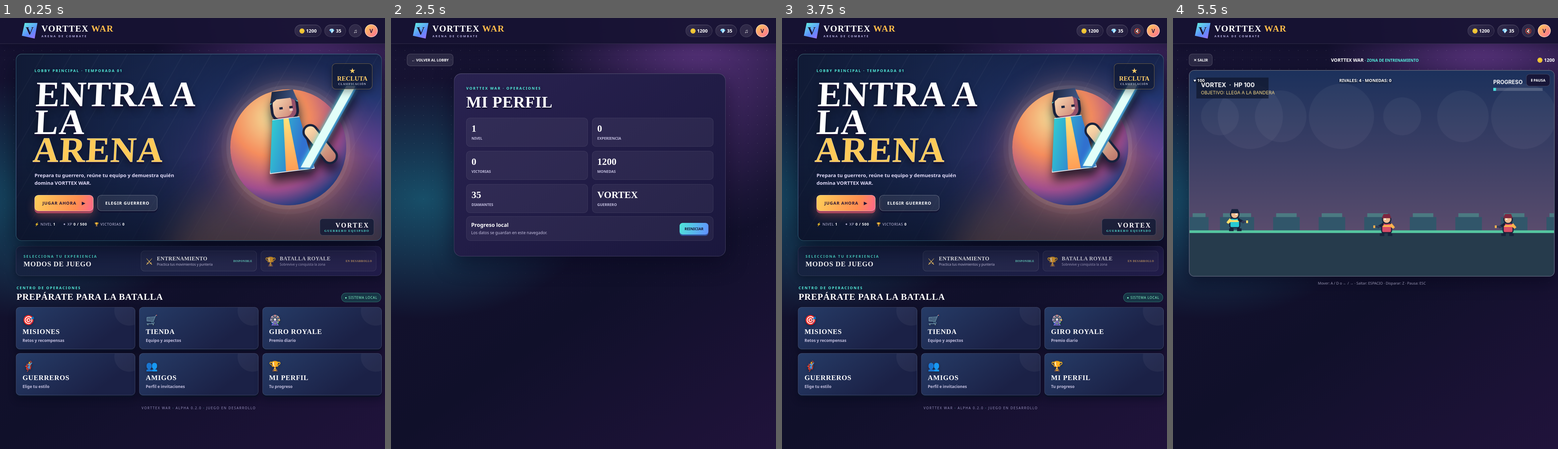
Above: before the commit, frames 1-4 (left to right).
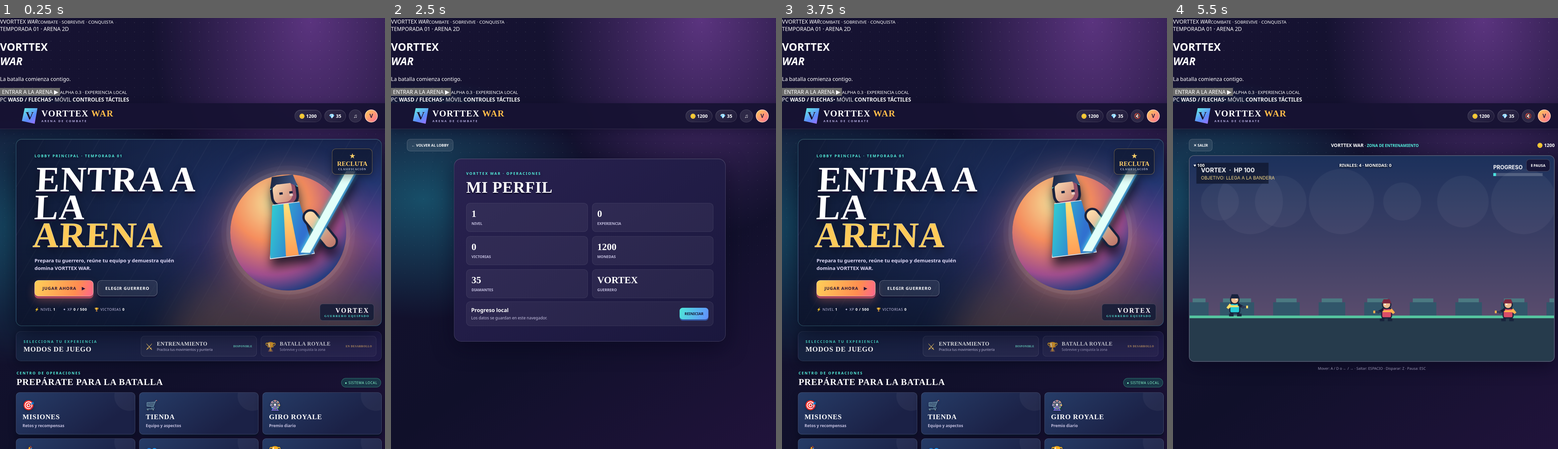
Above: after the commit, the same moments.

Repository: redcable454/VORTTEX-WAR
Game: browser game, page index.html
Same seed, same stepped clock (60 frames per second), same inputs: the game is played once before the commit and once after it.
Inputs (mouse positions are in pixels of both pictures, inside the frame that each line leads up to):
- Up to frame 1 (0.25 s): no input
- Up to frame 2 (2.5 s): click "JUGAR AHORA ▶" (after the commit: "ENTRAR A LA ARENA ▶") at 0.27 s; click (456, 289) at 0.52 s, where only the run after the commit has a clickable "JUGAR AHORA ▶"; click "✕ SALIR" at 1.27 s; click "JUGAR AHORA ▶" at 1.77 s; click "V VORTTEX WAR ARENA DE COMBATE" at 1.87 s; click (421, 91) at 2.02 s, where only the run after the commit has a clickable "ENTRAR A LA ARENA ▶"; click "V" at 2.47 s
- Up to frame 3 (3.75 s): click "← VOLVER AL LOBBY" at 3.07 s; click "♫" at 3.67 s
- Up to frame 4 (5.5 s): click "JUGAR AHORA ▶" at 4.27 s; click (1203, 91) at 4.52 s, where only the run after the commit has a clickable "ENTRAR A LA ARENA ▶"; click "Ⅱ PAUSA" at 4.87 s; click "▶ SEGUIR" at 5.47 s

The runs differ from the first frame. In frame 1, 61% of the frame differs, in the area x 0-100%, y 0-100%; in frame 2, 24%; in frame 3, 61%; in frame 4, 57%.

Commit message:
Añade pantalla de inicio cinematográfica a VORTTEX WAR

Diff:
--- a/index.html
+++ b/index.html
@@ -6,7 +6,7 @@
 <title>VORTTEX WAR</title><link rel="stylesheet" href="style.css">
 </head>
 <body>
-<div id="app">
+<div id="app"><div id="startScreen" class="start-screen"><div class="start-grid"></div><div class="start-brand"><span class="start-mark">V</span><span>VORTTEX <i>WAR</i><small>COMBATE · SOBREVIVE · CONQUISTA</small></span></div><div class="start-copy"><span class="start-kicker">TEMPORADA 01 · ARENA 2D</span><h1>VORTTEX<br><em>WAR</em></h1><p>La batalla comienza contigo.</p><button id="startEnter" class="start-button">ENTRAR A LA ARENA <b>▶</b></button><small class="start-foot">ALPHA 0.3 · EXPERIENCIA LOCAL</small></div><div class="start-hero"><div class="start-aura"></div><div class="start-fighter"><span class="sf-back"></span><span class="sf-head"></span><span class="sf-body"></span><span class="sf-arm"></span><span class="sf-leg left"></span><span class="sf-leg right"></span><span class="sf-weapon"></span></div><div class="start-scan"></div></div><div class="start-bottom">PC <b>WASD / FLECHAS</b><span>•</span> MÓVIL <b>CONTROLES TÁCTILES</b></div></div>
 <header class="top"><button class="brand" id="homeBtn"><span class="mark">V</span><span><b>VORTTEX <i>WAR</i></b><small>ARENA DE COMBATE</small></span></button>
 <div class="resources"><span>🪙 <b id="coins">1200</b></span><span>💎 <b id="gems">35</b></span><button id="sound" aria-label="Activar o silenciar sonido">♫</button><button id="profileBtn" class="avatar">V</button></div></header>
 <main id="home" class="screen">
